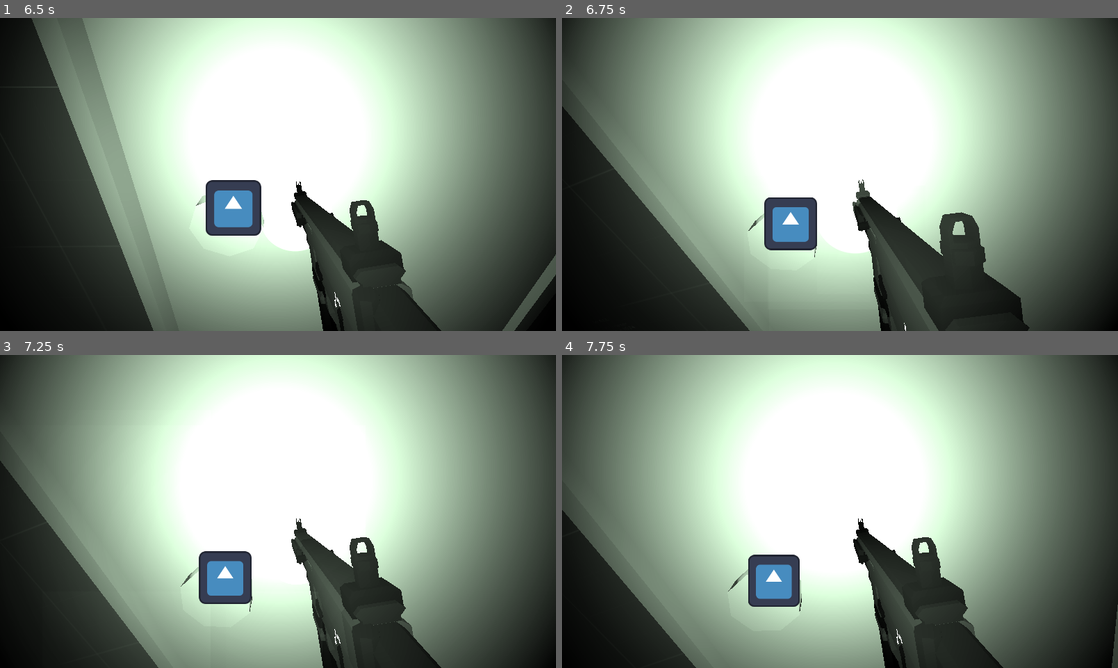
Above: before the commit, frames 1-4 (two rows, left to right).
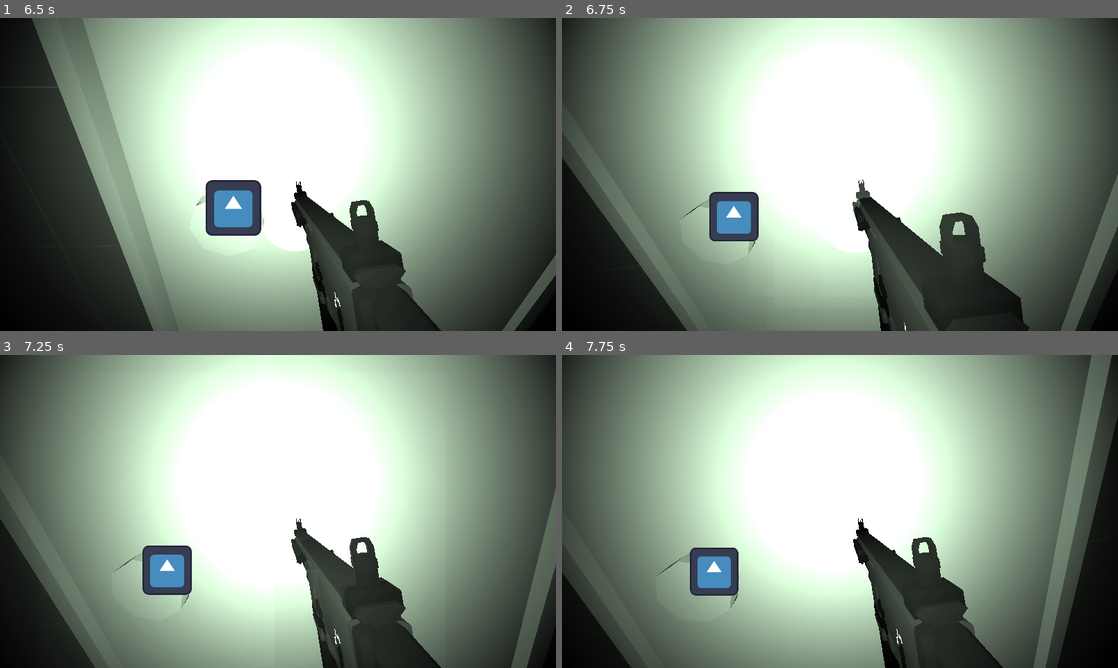
Above: after the commit, the same moments.

Repository: Ieida/Tactical-FPS-Godot
Game: Godot game, scene res://main_menu/main_menu.tscn
The game is run twice, just before and just after one commit, with the same random seed, the same clock (stepped at 60 frames per second) and the same inputs. The engine's default icon, where the game draws it, is replaced by a stand-in: a white triangle on a blue panel in a dark square.
Inputs (mouse positions are in pixels of both pictures, inside the frame that each line leads up to):
- Up to frame 1 (6.5 s): click "PLAY TEST" at 0.5 s; tap Enter at 1.25, 3.5 s; move the mouse to (305, 174) at 1.27 s; hold W (move_forward) from 1.28 s (still down); tap F (flashlight_toggle) at 1.35 s; move the mouse to (250, 174) at 2.02 s; tap 3 (grenade) at 2.1 s; tap Space at 2.75, 5.75 s; move the mouse to (289, 168) at 2.77 s; tap Z (laser_toggle) at 2.85 s; move the mouse to (272, 180) at 3.52 s; tap N (night_vision) at 3.6 s; move the mouse to (316, 177) at 4.27 s; tap 1 (primary) at 4.35 s; move the mouse to (233, 171) at 5.02 s; tap T (rack_slide) at 5.1 s; move the mouse to (283, 174) at 5.77 s; tap 2 (secondary) at 5.85 s
- Up to frame 2 (6.75 s): tap Enter at 6.5 s; move the mouse to (817, 168) at 6.52 s; release W (move_forward) at 6.53 s; hold E (lean_right) from 6.53 s (still down); click (817, 168) at 6.6 s
- Up to frame 3 (7.25 s): keep holding E (lean_right)
- Up to frame 4 (7.75 s): move the mouse to (867, 511) at 7.27 s; release E (lean_right) at 7.28 s; hold W (move_forward) from 7.28 s (still down); tap F (flashlight_toggle) at 7.35 s

Frame 1 is identical in both runs. In frame 2, 10% of the frame differs, in the area x 0-100%, y 28-100%; in frame 3, 9.8%; in frame 4, 13%, in the area x 0-100%, y 0-100%.

Commit message:
leaning improvements

Diff:
--- a/player/lean.gd
+++ b/player/lean.gd
@@ -3,20 +3,25 @@
 enum {LEFT, RIGHT, NONE}
 
 var side = NONE
-@export var angle: float = 20
+@export var angle: float = 10
+@onready var camera: Node3D = $PlayerCamera
 
 func _process(delta):
 	if Input.is_action_just_pressed("lean_right"):
 		if side == RIGHT:
 			rotation_degrees.z = 0
+			camera.position.x = 0
 			side = NONE
 		else:
 			rotation_degrees.z = -angle
+			camera.position.x = 0.2
 			side = RIGHT
 	if Input.is_action_just_pressed("lean_left"):
 		if side == LEFT:
 			rotation_degrees.z = 0
+			camera.position.x = 0
 			side = NONE
 		else:
 			rotation_degrees.z = angle
+			camera.position.x = -0.2
 			side = LEFT
